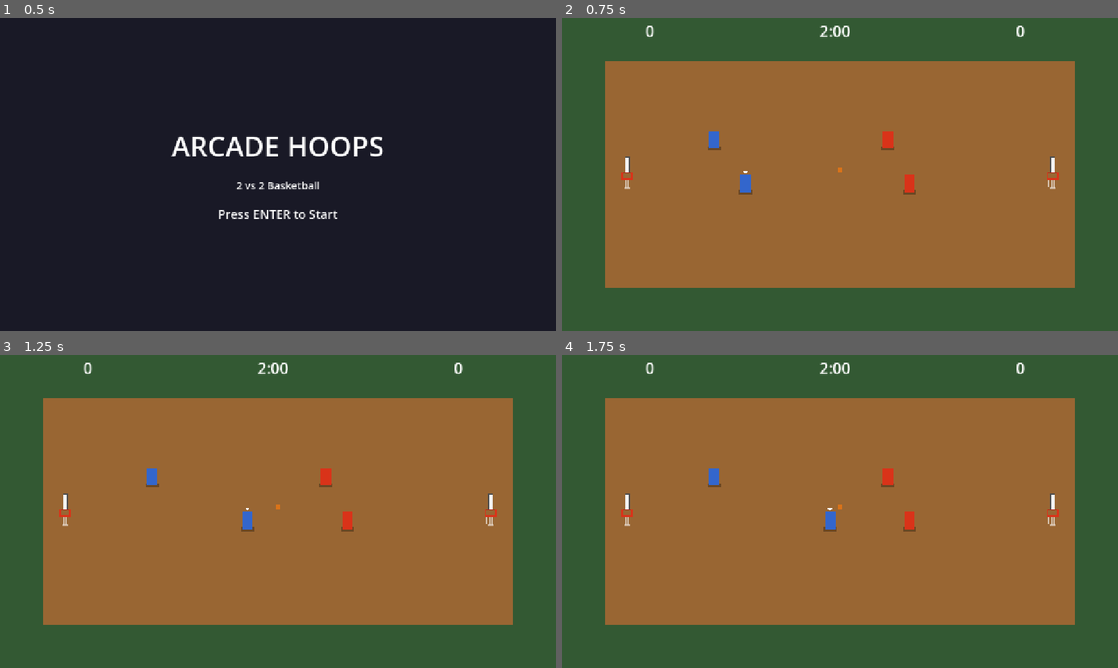
Above: before the commit, frames 1-4 (two rows, left to right).
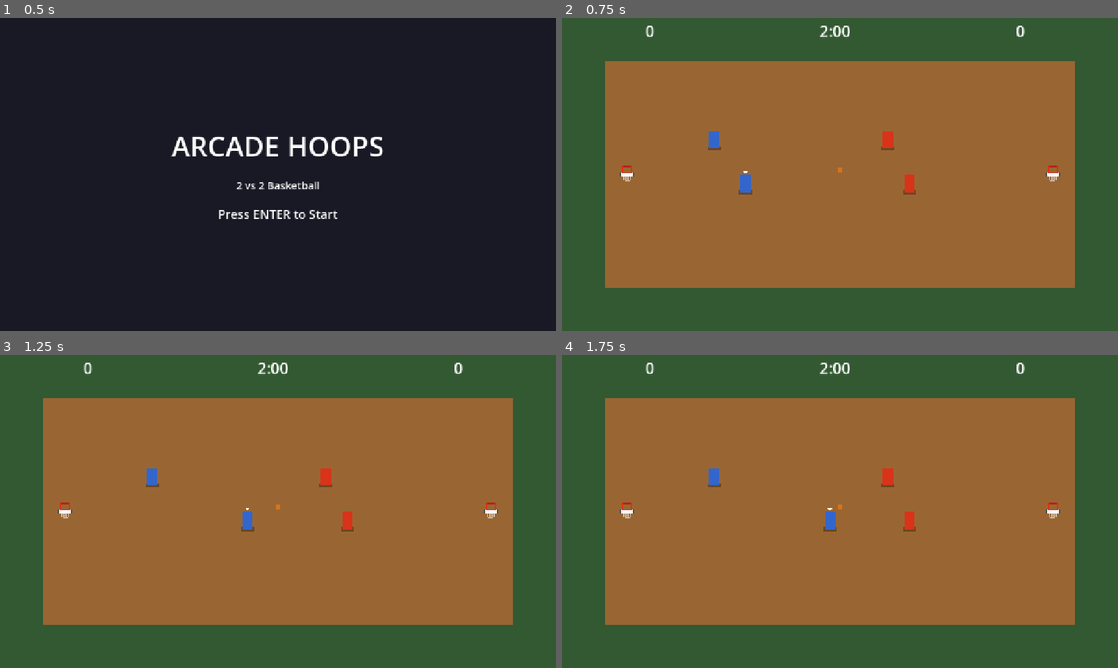
Above: after the commit, the same moments.

Repository: kfiggins/nba-jam-clone
Game: Godot game, scene res://scenes/ui/title_screen.tscn
Same seed, same stepped clock (60 frames per second), same inputs: the game is played once before the commit and once after it.
Inputs (mouse positions are in pixels of both pictures, inside the frame that each line leads up to):
- Up to frame 1 (0.5 s): no input
- Up to frame 2 (0.75 s): tap Enter (start_game) at 0.5 s; move the mouse to (962, 158) at 0.52 s; hold D (move_right) from 0.53 s (still down); tap Down (p2_move_down) at 0.6 s; click (962, 158) at 0.67 s
- Up to frame 3 (1.25 s): keep holding D (move_right)
- Up to frame 4 (1.75 s): release D (move_right) at 1.25 s; drag from (728, 527) to (840, 508) at 1.27 s

Frame 1 is identical in both runs. In frame 2, 0.3% of the frame differs, in the area x 10-90%, y 44-55%; in frame 3, 0.3%; in frame 4, 0.3%.

Commit message:
Fix basket layout, ball drop-through, and add call-for-pass mechanic
- Basket: rim/hoop now at top, pole extends downward as support
- Made shots: ball starts at height 100 with velocity -200, visibly falls
  through the net to the ground instead of sitting on the rim
- Call for pass: pressing pass without the ball sets a flag that the AI
  teammate checks — if AI has the ball, it passes to the human immediately

Co-Authored-By: Claude Opus 4.6 <noreply@anthropic.com>

Diff:
--- a/scenes/court/basket.tscn
+++ b/scenes/court/basket.tscn
@@ -7,89 +7,91 @@
 
 [node name="Pole" type="ColorRect" parent="."]
 offset_left = -3.0
-offset_top = -5.0
+offset_top = 10.0
 offset_right = 3.0
-offset_bottom = 60.0
+offset_bottom = 70.0
 color = Color(0.5, 0.5, 0.5, 1)
 z_index = -1
 
 [node name="BackboardOutline" type="ColorRect" parent="."]
-offset_left = -5.0
-offset_top = -40.0
-offset_right = 5.0
-offset_bottom = -4.0
+offset_left = -16.0
+offset_top = -6.0
+offset_right = 16.0
+offset_bottom = 6.0
 color = Color(0.3, 0.3, 0.3, 1)
 
 [node name="Backboard" type="ColorRect" parent="."]
-offset_left = -4.0
-offset_top = -39.0
-offset_right = 4.0
-offset_bottom = -5.0
+offset_left = -15.0
+offset_top = -5.0
+offset_right = 15.0
+offset_bottom = 5.0
 color = Color(0.95, 0.95, 0.95, 1)
 
 [node name="Rim" type="Node2D" parent="."]
+position = Vector2(0, -18)
 
 [node name="RimBack" type="ColorRect" parent="Rim"]
-offset_left = -14.0
-offset_top = -6.0
-offset_right = 14.0
-offset_bottom = -2.0
+offset_left = -12.0
+offset_top = -2.0
+offset_right = 12.0
+offset_bottom = 2.0
 color = Color(0.7, 0.15, 0.08, 1)
 
 [node name="RimLeft" type="ColorRect" parent="Rim"]
-offset_left = -14.0
-offset_top = -6.0
-offset_right = -10.0
-offset_bottom = 10.0
+offset_left = -12.0
+offset_top = -2.0
+offset_right = -8.0
+offset_bottom = 14.0
 color = Color(0.85, 0.2, 0.1, 1)
 
 [node name="RimRight" type="ColorRect" parent="Rim"]
-offset_left = 10.0
-offset_top = -6.0
-offset_right = 14.0
-offset_bottom = 10.0
+offset_left = 8.0
+offset_top = -2.0
+offset_right = 12.0
+offset_bottom = 14.0
 color = Color(0.85, 0.2, 0.1, 1)
 
 [node name="RimFront" type="ColorRect" parent="Rim"]
-offset_left = -14.0
-offset_top = 8.0
-offset_right = 14.0
-offset_bottom = 12.0
+offset_left = -12.0
+offset_top = 12.0
+offset_right = 12.0
+offset_bottom = 16.0
 color = Color(0.85, 0.2, 0.1, 1)
 
 [node name="Net" type="Node2D" parent="."]
+position = Vector2(0, -18)
 
 [node name="NetLine1" type="ColorRect" parent="Net"]
-offset_left = -10.0
-offset_top = 12.0
-offset_right = -8.0
-offset_bottom = 28.0
+offset_left = -8.0
+offset_top = 16.0
+offset_right = -6.0
+offset_bottom = 30.0
 color = Color(1, 1, 1, 0.6)
 
 [node name="NetLine2" type="ColorRect" parent="Net"]
-offset_left = -4.0
-offset_top = 12.0
-offset_right = -2.0
+offset_left = -3.0
+offset_top = 16.0
+offset_right = -1.0
+offset_bottom = 32.0
+color = Color(1, 1, 1, 0.6)
+
+[node name="NetLine3" type="ColorRect" parent="Net"]
+offset_left = 1.0
+offset_top = 16.0
+offset_right = 3.0
+offset_bottom = 32.0
+color = Color(1, 1, 1, 0.6)
+
+[node name="NetLine4" type="ColorRect" parent="Net"]
+offset_left = 6.0
+offset_top = 16.0
+offset_right = 8.0
 offset_bottom = 30.0
 color = Color(1, 1, 1, 0.6)
 
-[node name="NetLine3" type="ColorRect" parent="Net"]
-offset_left = 2.0
-offset_top = 12.0
-offset_right = 4.0
-offset_bottom = 30.0
-color = Color(1, 1, 1, 0.6)
-
-[node name="NetLine4" type="ColorRect" parent="Net"]
-offset_left = 8.0
-offset_top = 12.0
-offset_right = 10.0
-offset_bottom = 28.0
-color = Color(1, 1, 1, 0.6)
-
 [node name="NetBottom" type="ColorRect" parent="Net"]
-offset_left = -6.0
-offset_top = 28.0
-offset_right = 6.0
-offset_bottom = 32.0
+offset_left = -5.0
+offset_top = 30.0
+offset_right = 5.0
+offset_bottom = 34.0
 color = Color(1, 1, 1, 0.5)
--- a/scenes/player/player.gd
+++ b/scenes/player/player.gd
@@ -42,6 +42,9 @@
 var ai_pass_requested: bool = false
 var ai_steal_requested: bool = false
 var ai_sprint_requested: bool = false
+
+## Human "call for pass" flag — set when human presses pass without ball
+var wants_pass_from_teammate: bool = false
 
 @onready var sprite: Node2D = $Sprite
 @onready var shadow: Node2D = $Shadow
--- a/scenes/player/states/idle_state.gd
+++ b/scenes/player/states/idle_state.gd
@@ -31,6 +31,9 @@
 	if wants_pass:
 		if player.has_ball():
 			player.try_pass()
+		elif player.is_human:
+			player.wants_pass_from_teammate = true
+			player.try_steal()
 		else:
 			player.try_steal()
 
--- a/scenes/player/states/running_state.gd
+++ b/scenes/player/states/running_state.gd
@@ -25,6 +25,9 @@
 	if wants_pass:
 		if player.has_ball():
 			player.try_pass()
+		elif player.is_human:
+			player.wants_pass_from_teammate = true
+			player.try_steal()
 		else:
 			player.try_steal()
 
--- a/scripts/ai/ai_controller.gd
+++ b/scripts/ai/ai_controller.gd
@@ -63,6 +63,13 @@
 	var basket_pos := _get_basket_position()
 	var dist_to_basket := player.global_position.distance_to(basket_pos)
 
+	# 0. Human teammate calling for the ball -> pass immediately
+	var teammate := _get_teammate()
+	if teammate and teammate.is_human and teammate.wants_pass_from_teammate:
+		teammate.wants_pass_from_teammate = false
+		player.ai_pass_requested = true
+		return
+
 	# 1. In dunk range -> dunk
 	if player.is_in_dunk_range():
 		player.ai_shoot_requested = true
@@ -78,7 +85,6 @@
 			return
 
 	# 3. Teammate closer to basket -> pass
-	var teammate := _get_teammate()
 	if teammate:
 		var tm_dist := teammate.global_position.distance_to(basket_pos)
 		if tm_dist < dist_to_basket - config.ai_pass_advantage:
--- a/scripts/resources/game_config_data.gd
+++ b/scripts/resources/game_config_data.gd
@@ -56,9 +56,9 @@
 @export var shot_close_range: float = 200.0
 @export var shot_release_delay: float = 0.15 # seconds before ball released during jump
 @export var shot_resolution_distance: float = 15.0
-@export var shot_made_drop_velocity: Vector2 = Vector2(0.0, 30.0)
-@export var shot_made_height: float = 10.0
-@export var shot_made_height_velocity: float = -50.0
+@export var shot_made_drop_velocity: Vector2 = Vector2(0.0, 20.0)
+@export var shot_made_height: float = 100.0
+@export var shot_made_height_velocity: float = -200.0
 @export var shot_miss_bounce_min: float = 100.0
 @export var shot_miss_bounce_max: float = 200.0
 @export var shot_miss_rim_height_factor: float = 0.8
